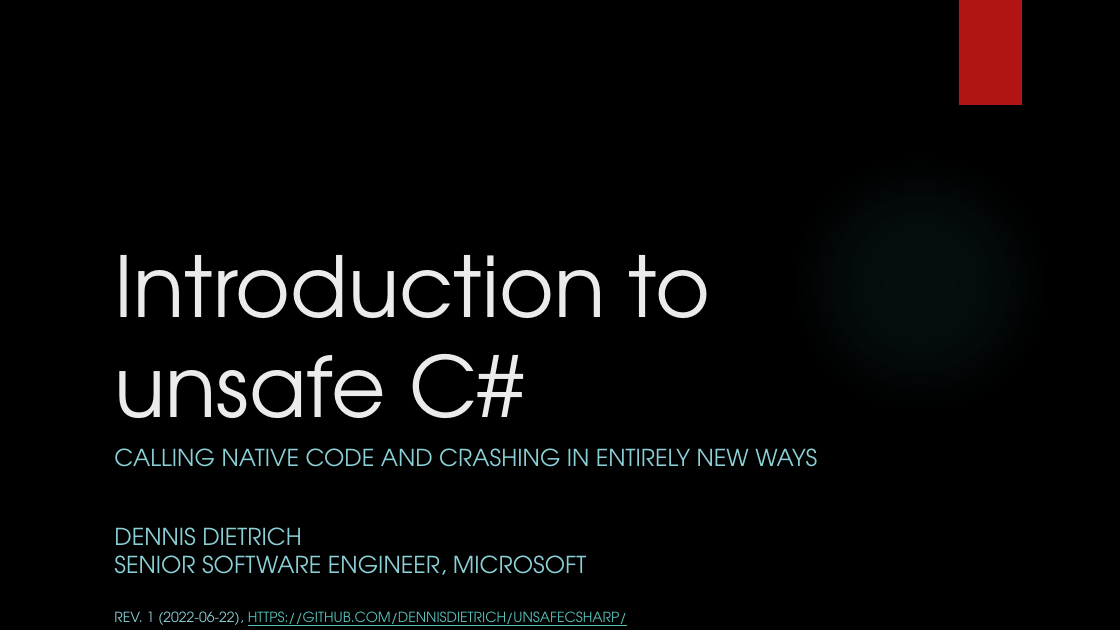
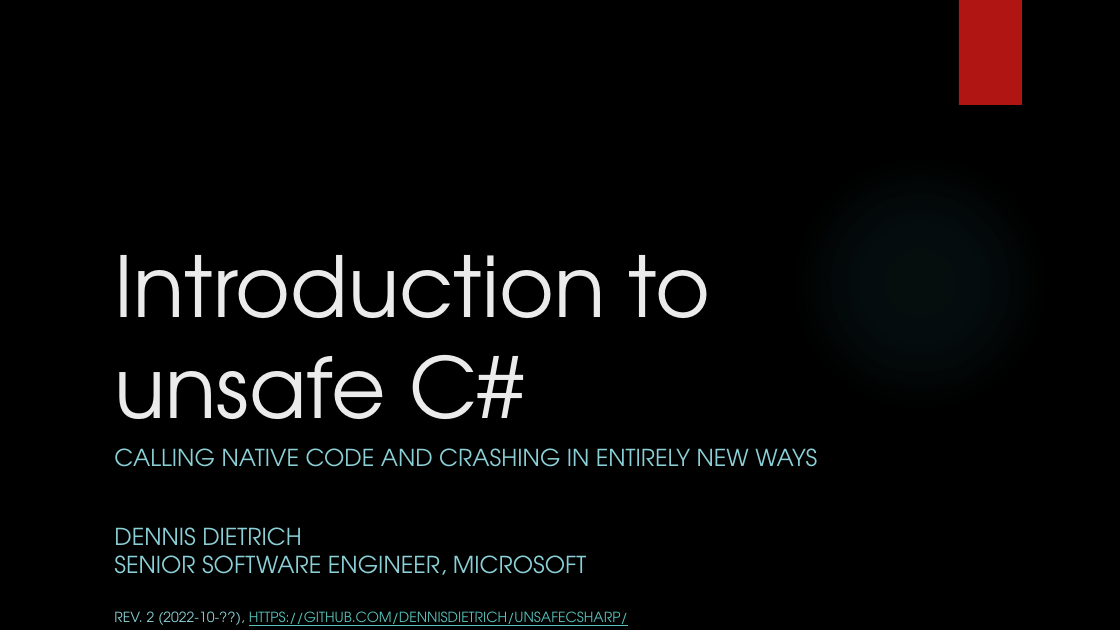
Before and after one commit to dennisdietrich/UnsafeCSharp, a slide deck: slide 1 of doc/Introduction to unsafe C#.pptx. Drawn at 1120x630 pixels with LibreOffice and Linux fonts; fonts in the diff are those of the drawing; background and template pictures are left out. Boxes give left, top, right and bottom in pixels: in the first picture for what was removed or moved away, otherwise in the second. Text is boxed around its words. In the diff, an @@ line names an element or a change of style, - is before the commit and + after.

```diff
--- a/doc/Introduction to unsafe C#.pptx
+++ b/doc/Introduction to unsafe C#.pptx
@@ text at box(114, 611, 628, 626): text changed @@
-REV. 1 (2022-06-22), HTTPS://GITHUB.COM/DENNISDIETRICH/UNSAFECSHARP/
+REV. 2 (2022-10-??), HTTPS://GITHUB.COM/DENNISDIETRICH/UNSAFECSHARP/
```
Also in this commit, not shown: 1 other file.
